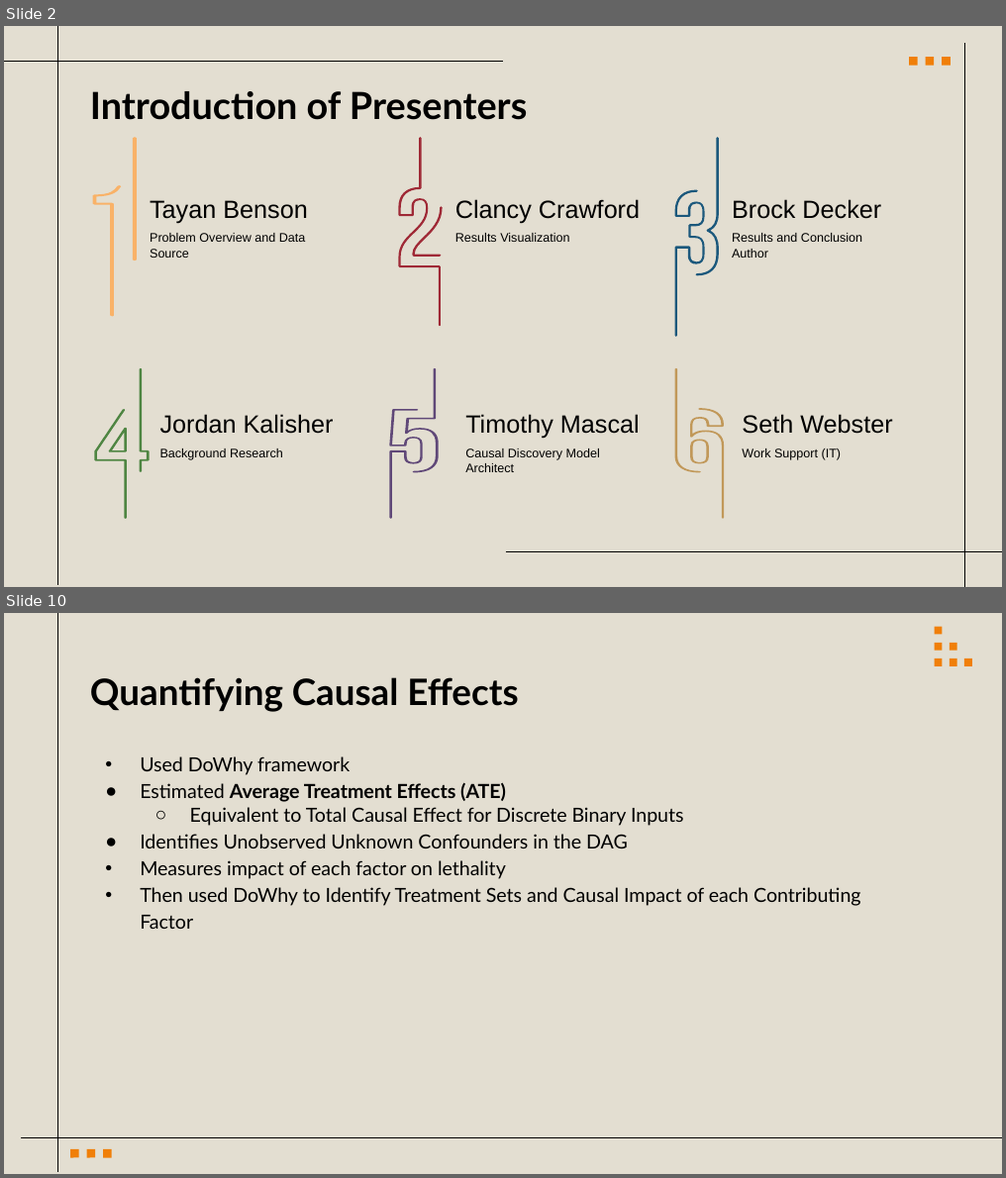
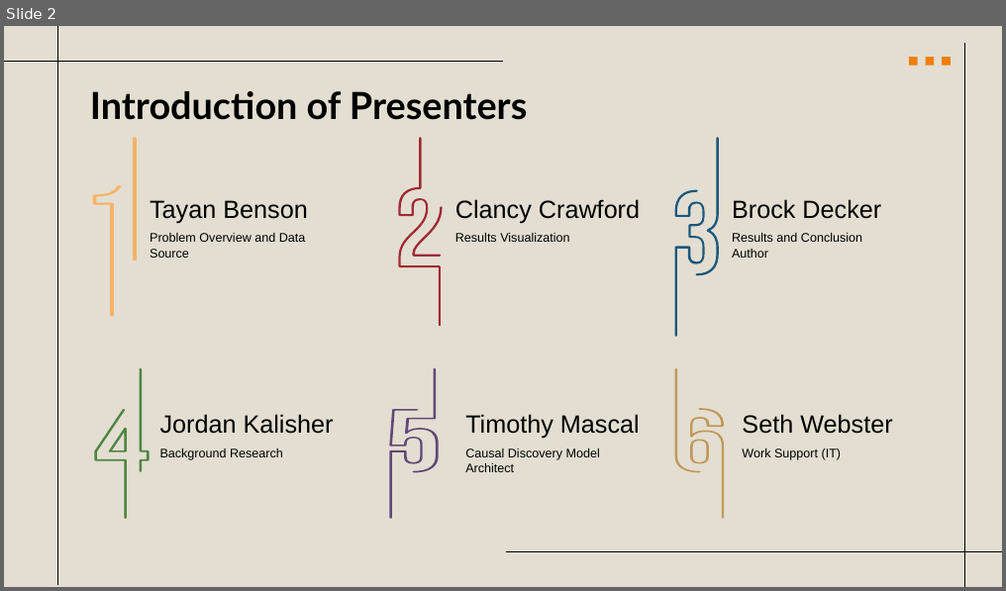
Before and after one commit to clancy-crawford/clancy-crawford.github.io, a slide deck: Projects/Lethal_Aviation_Accidents/MA_505_Final_Presentation.pptx. Shown one above the other, each under a label of ours: slides 2 and 10 before the commit, slide 2 after it; the slides between them are not shown. The pictures are 1006x1178 and 1006x591 pixels, drawn with LibreOffice and Linux fonts; fonts in the diff are those of the drawing. Boxes give left, top, right and bottom in pixels: in the first picture for what was removed or moved away, otherwise in the second. Text is boxed around its words. In the diff, an @@ line names an element or a change of style, - is before the commit and + after.

```diff
--- a/Projects/Lethal_Aviation_Accidents/MA_505_Final_Presentation.pptx
+++ b/Projects/Lethal_Aviation_Accidents/MA_505_Final_Presentation.pptx
@@ slide 10 removed at [4,613,1002,1174], background #E3DED1; not listed: 1 template element that a slide beside it also shows @@
@@ group removed at [66,623,976,1162]: 9 freeform shapes @@
@@ title removed at [90,677,518,712] @@
-Quantifying Causal Effects
@@ text removed at [140,757,860,929] @@
-• Used DoWhy framework
-● Estimated Average Treatment Effects (ATE)
-  ○ Equivalent to Total Causal Effect for Discrete Binary Inputs
-● Identifies Unobserved Unknown Confounders in the DAG
-• Measures impact of each factor on lethality
-• Then used DoWhy to Identify Treatment Sets and Causal Impact of each Contributing Factor
@@ line removed from (21, 1138) to (1002, 1138) @@
```
Also in this commit, not shown: 10 slides changed, 5 slides added, 3 other slides removed, 1 other file.
